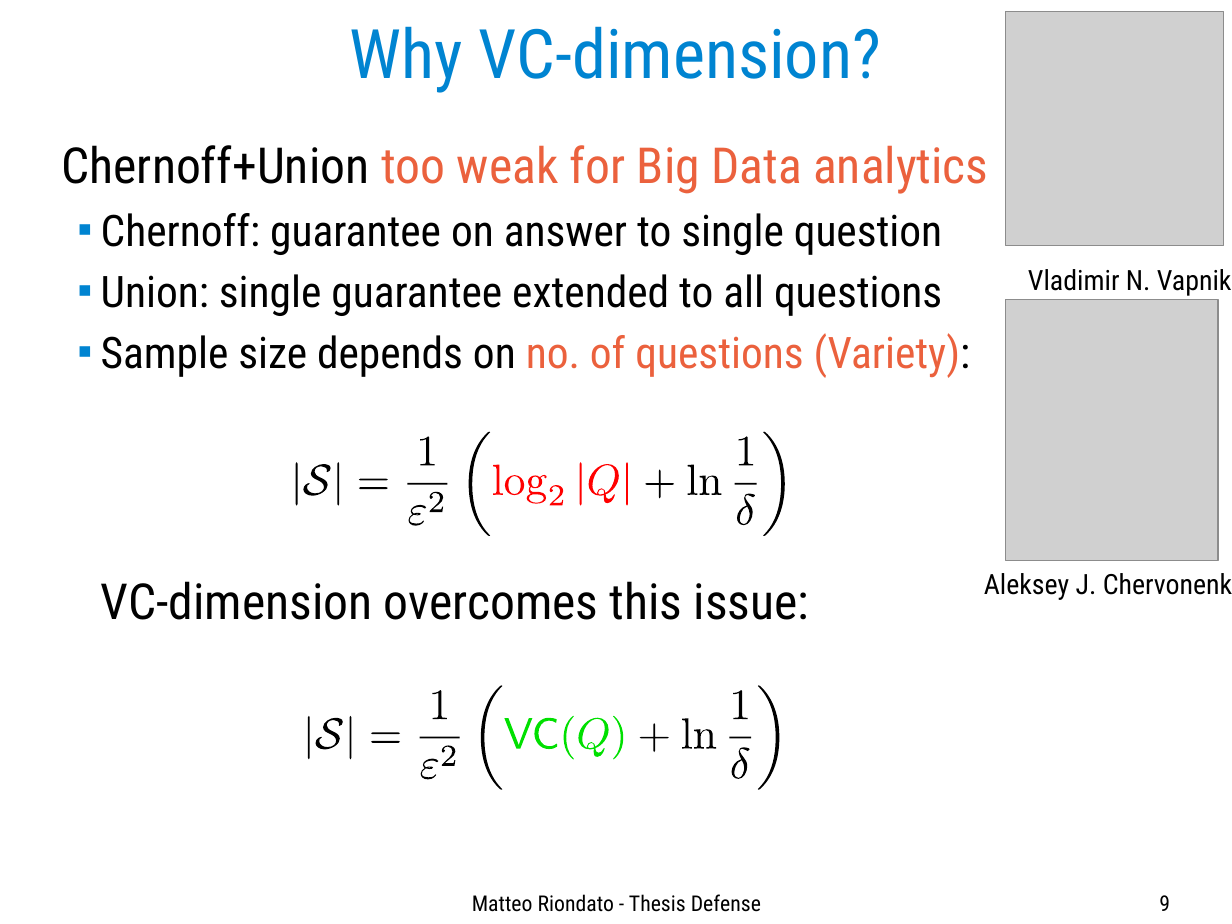
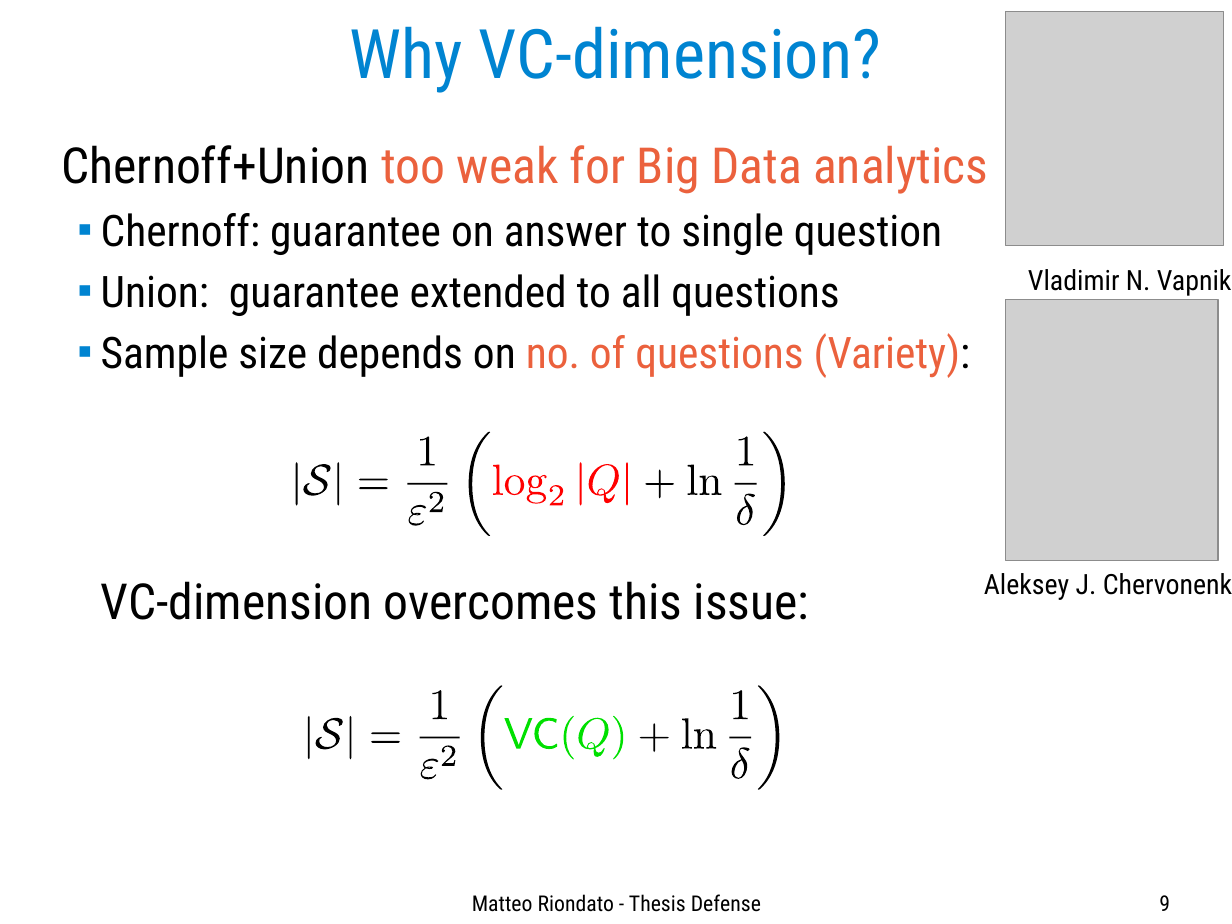
Before and after one commit to ZhizhongIsaacChen/dissertation, a slide deck: slide 9 of defense/Defense-talk.odp. Drawn at 1232x924 pixels with LibreOffice and Linux fonts; fonts in the diff are those of the drawing; grey boxes stand for pictures. Boxes give left, top, right and bottom in pixels: in the first picture for what was removed or moved away, otherwise in the second. Text is boxed around its words. In the diff, an @@ line names an element or a change of style, - is before the commit and + after.

```diff
--- a/defense/Defense-talk.odp
+++ b/defense/Defense-talk.odp
@@ text at bbox=[101, 274, 839, 316]: text changed @@
-  ■ Union: single guarantee extended to all questions
+  ■ Union: guarantee extended to all questions
```
Also in this commit, not shown: 9 slides added.
